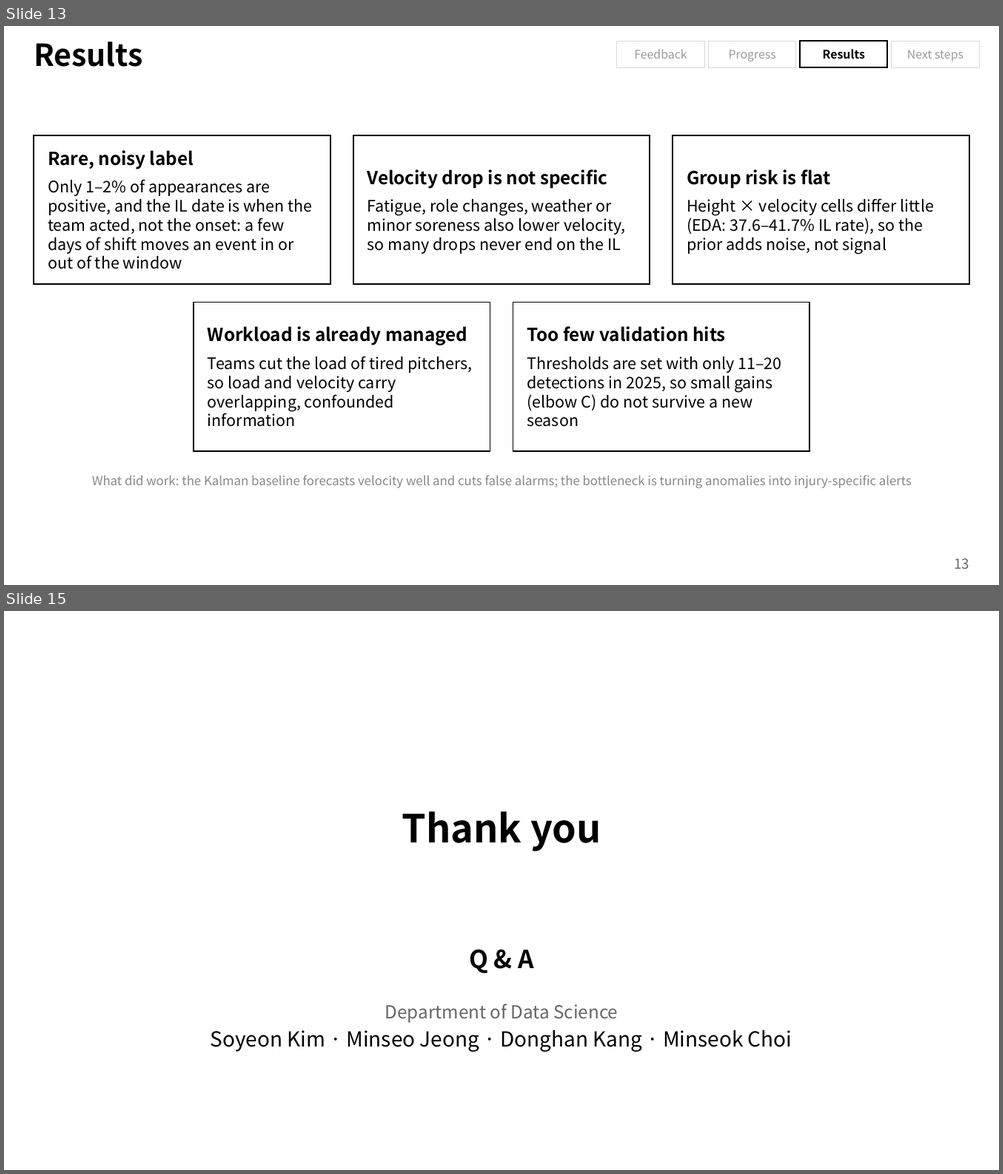
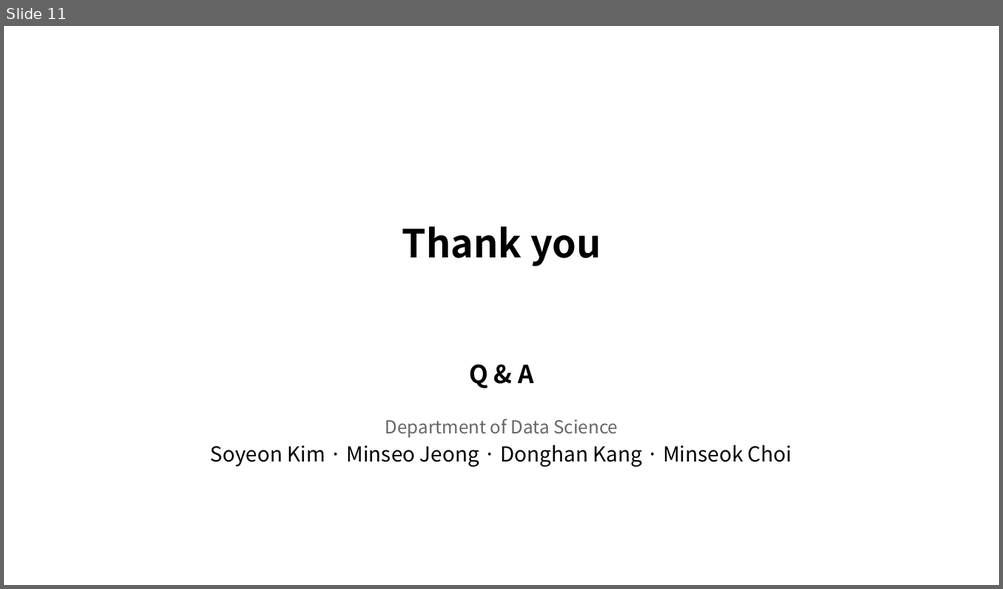
Before and after one commit to chirisjmmm/timeseries, a slide deck: presentation/Pitcher_Injury_Early_Warning_Midterm_EN.pptx. Shown one above the other, each under a label of ours: slides 13 and 15 before the commit, slide 11 after it; the slides between them are not shown. The pictures are 1003x1174 and 1003x589 pixels, drawn with LibreOffice and Linux fonts; fonts in the diff are those of the drawing; background and template pictures are left out. Boxes give left, top, right and bottom in pixels: in the first picture for what was removed or moved away, otherwise in the second. Text is boxed around its words. In the diff, an @@ line names an element or a change of style, - is before the commit and + after.

```diff
--- a/presentation/Pitcher_Injury_Early_Warning_Midterm_EN.pptx
+++ b/presentation/Pitcher_Injury_Early_Warning_Midterm_EN.pptx
@@ slide 13 removed at box(4, 26, 999, 585), background #FFFFFF @@
@@ title removed at box(34, 42, 143, 67) @@
-Results
@@ rectangle removed at box(617, 41, 704, 67) @@
-Feedback
@@ rectangle removed at box(708, 41, 796, 67) @@
-Progress
@@ rectangle removed at box(800, 41, 887, 67) @@
-Results
@@ rectangle removed at box(891, 41, 979, 67) @@
-Next steps
@@ text removed at box(34, 82, 710, 116) @@
-Why the negative results? Our current reading
@@ rectangle removed at box(34, 136, 330, 284) @@
-Rare, noisy label
-Only 1–2% of appearances are positive, and the IL date is when the team acted, not the onset: a few days of shift moves an event in or out of the window
@@ rectangle removed at box(353, 136, 649, 284) @@
-Velocity drop is not specific
-Fatigue, role changes, weather or minor soreness also lower velocity, so many drops never end on the IL
@@ rectangle removed at box(672, 136, 969, 284) @@
-Group risk is flat
-Height × velocity cells differ little (EDA: 37.6–41.7% IL rate), so the prior adds noise, not signal
@@ rectangle removed at box(194, 303, 490, 452) @@
-Workload is already managed
-Teams cut the load of tired pitchers, so load and velocity carry overlapping, confounded information
@@ rectangle removed at box(512, 303, 808, 452) @@
-Too few validation hits
-Thresholds are set with only 11–20 detections in 2025, so small gains (elbow C) do not survive a new season
@@ text removed at box(92, 475, 911, 488) @@
-What did work: the Kalman baseline forecasts velocity well and cuts false alarms; the bottleneck is turning anomalies into injury-specific alerts
@@ page number removed at box(953, 559, 969, 569) @@
-13
@@ what was slide 15 is now slide 11 @@
```
Also in this commit, not shown: 7 slides changed, 1 slide added, 4 other slides removed, 2 other files.
